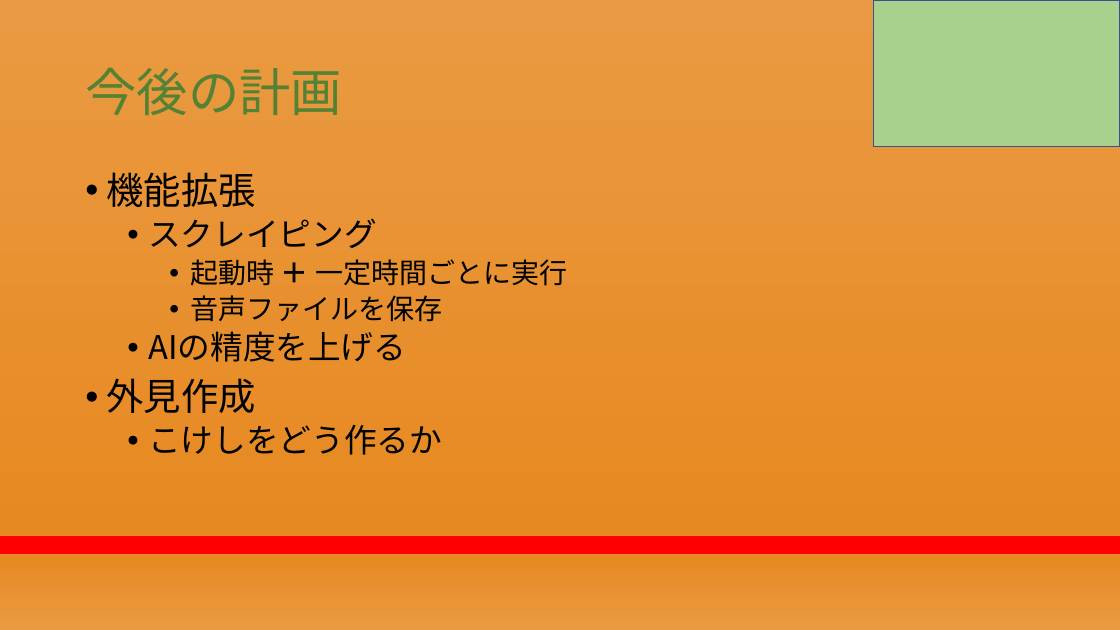
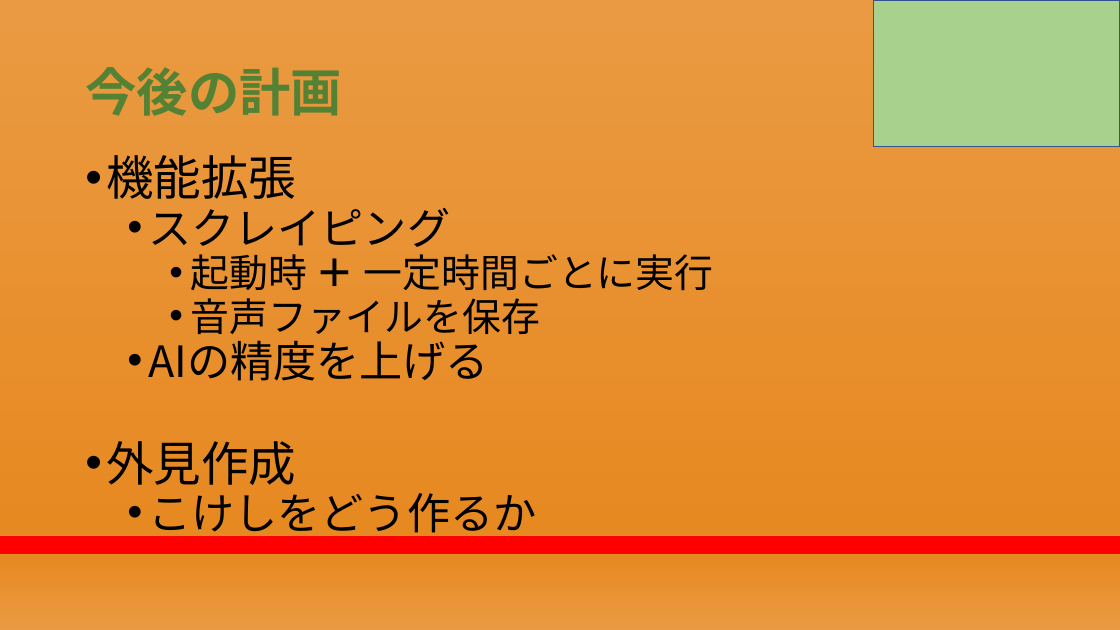
Before and after one commit to RikiishiSuzunosuke/AIspeaker_yosie, a slide deck: slide 25 of presentation/AIスピーカー開発_2.pptx. Drawn at 1120x630 pixels with LibreOffice and Linux fonts; fonts in the diff are those of the drawing. Boxes give left, top, right and bottom in pixels: in the first picture for what was removed or moved away, otherwise in the second. Text is boxed around its words. In the diff, an @@ line names an element or a change of style, - is before the commit and + after.

```diff
--- a/presentation/AIスピーカー開発_2.pptx
+++ b/presentation/AIスピーカー開発_2.pptx
@@ title "今後の計画" at <box>85,67,342,116</box>: bold on @@
@@ text "機能拡張": place and size @@
-text "機能拡張" at <box>106,172,567,455</box>
+text "機能拡張" at <box>106,155,714,539</box>
@@ text "機能拡張" at <box>106,155,714,539</box>: size 32 to 40.7 pt in "機能拡張", "外見作成"; size 28 to 37 pt in "スクレイピング", "AIの精度を上げる", "こけしをどう作るか"; size 24 to 33.3 pt in "起動時 ＋ 一定時間ごとに実行", "音声ファイルを保存"; line spacing 0.9 to 0.8 @@
```
Also in this commit, not shown: 23 other slides changed, 1 slide removed, 1 other file.
